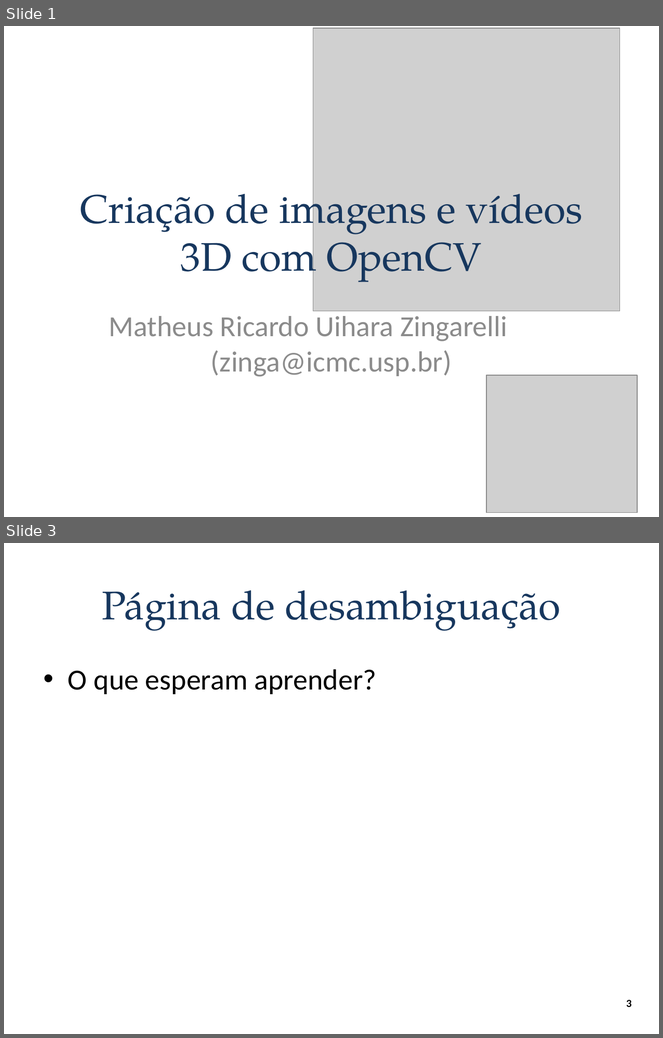
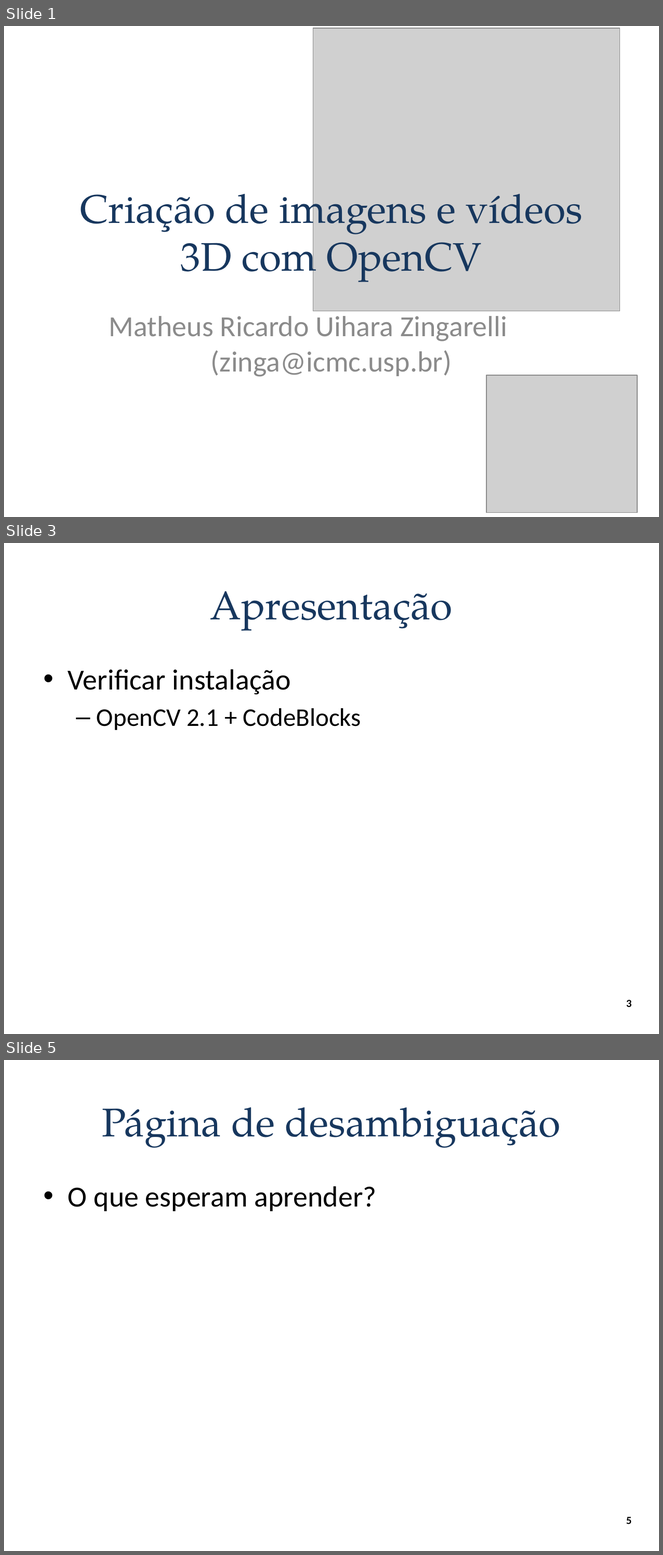
Before and after one commit to andrecurvello/tests-zingarelli, a slide deck: 1-Meus-Artigos/Minicurso-SemComp2011/minicurso-SemComp2011.pptx. Shown one above the other, each under a label of ours: slides 1 and 3 before the commit, slides 1, 3 and 5 after it; the slides between them are not shown. The pictures are 663x1038 and 663x1555 pixels, drawn with LibreOffice and Linux fonts; fonts in the diff are those of the drawing; grey boxes stand for pictures; background and template pictures are left out. Boxes give left, top, right and bottom in pixels: in the first picture for what was removed or moved away, otherwise in the second. Text is boxed around its words. In the diff, an @@ line names an element or a change of style, - is before the commit and + after.

```diff
--- a/1-Meus-Artigos/Minicurso-SemComp2011/minicurso-SemComp2011.pptx
+++ b/1-Meus-Artigos/Minicurso-SemComp2011/minicurso-SemComp2011.pptx
@@ slide 3 added at (4, 543, 659, 1034), background #FFFFFF @@
@@ title added at (210, 591, 453, 631), 44 pt, text #17375E @@
+Apresentação
@@ text added at (68, 669, 361, 730), 28 pt, text #000000 @@
+• Verificar instalação
+  – OpenCV 2.1 + CodeBlocks
@@ page number added at (626, 1000, 632, 1007), 12 pt, text #000000, bold @@
+3
@@ what was slide 3 is now slide 5 @@
@@ page number at (626, 1517, 632, 1524): text changed @@
-3
+5
```
Also in this commit, not shown: 7 slides changed, 4 other slides added, 1 slide removed, 15 other files.
